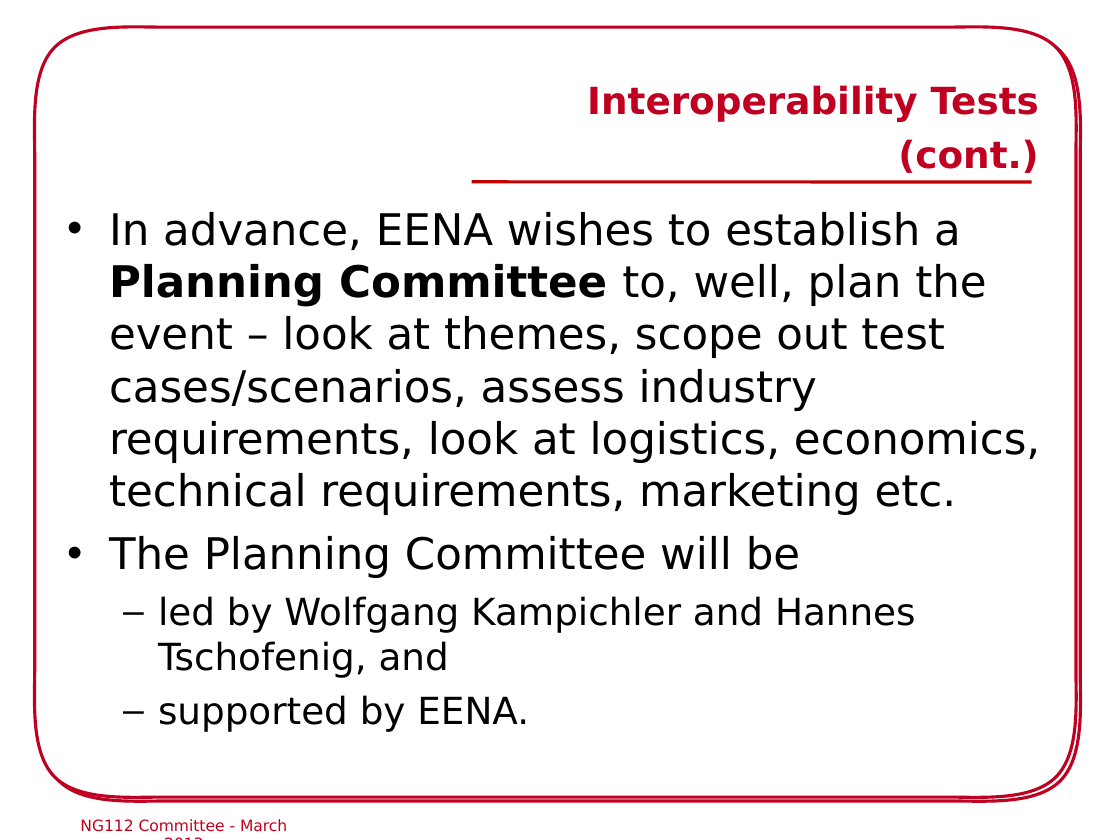
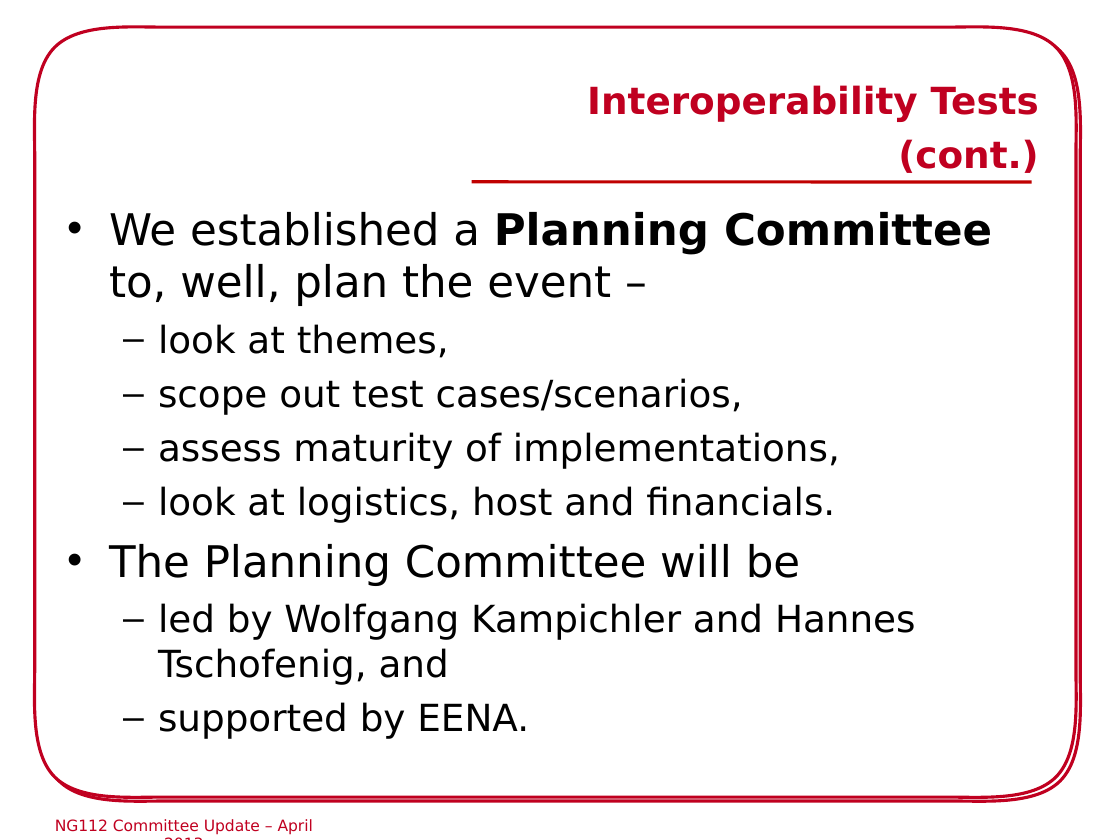
Before and after one commit to hannestschofenig/tschofenig-ids, a slide deck: slide 16 of eena-workshop-riga2013/NG112_Commitee_Riga.ppt (slide 15 before the commit). Drawn at 1120x840 pixels with LibreOffice and Linux fonts; fonts in the diff are those of the drawing; background and template pictures are left out. Boxes give left, top, right and bottom in pixels: in the first picture for what was removed or moved away, otherwise in the second. Text is boxed around its words. In the diff, an @@ line names an element or a change of style, - is before the commit and + after.

```diff
--- a/eena-workshop-riga2013/NG112_Commitee_Riga.ppt
+++ b/eena-workshop-riga2013/NG112_Commitee_Riga.ppt
@@ text at bbox=[109, 212, 992, 523]: text changed; size 28 to 24 pt @@
-• In advance, EENA wishes to establish a Planning Committee to, well, plan the event – look at themes, scope out test cases/scenarios, assess industry requirements, look at logistics, economics, technical requirements, marketing etc.
+• We established a Planning Committee to, well, plan the event –
+  – look at themes,
+  – scope out test cases/scenarios,
+  – assess maturity of implementations,
+  – look at logistics, host and financials.
@@ text at bbox=[55, 819, 313, 835]: text changed @@
-NG112 Committee - March 2013
+NG112 Committee Update – April 2013
```
Also in this commit, not shown: 15 other slides changed, 3 slides added, 2 slides removed.
